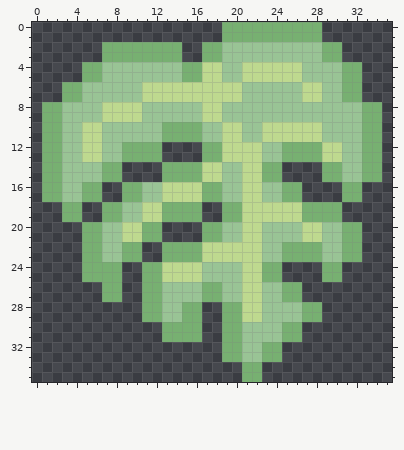
Two versions of one pixel-art sprite, src/assets/monstera.png. Above is the file before it was changed.
The file is 72x72 pixels, drawn in blocks of 2x2; one block is one cell here.
After the commit:
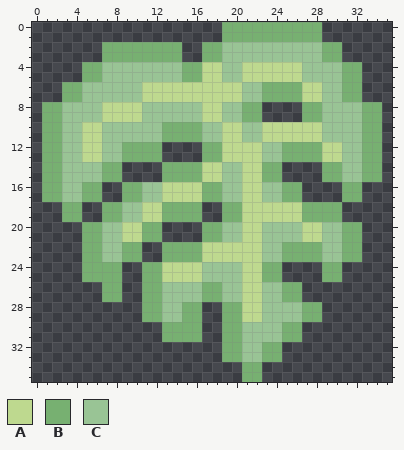
Palette (. is transparent): A #bed98f  B #77b071  C #99c495
From old to new:
y 6..7: x 23..26 CCCC -> BBBB
y 8..9: x 21..28 CCCCCCCC -> BB....BB
Pixel boxes of the changes (left, top, right, bottom) in both pictures:
changed: (242, 82, 322, 122)
